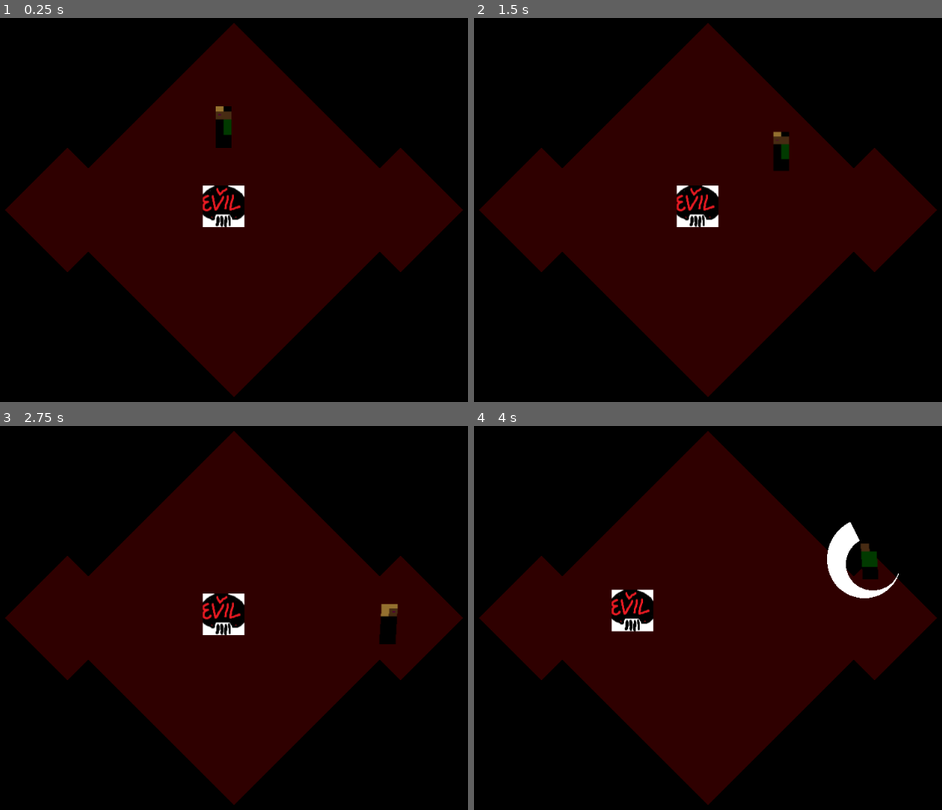
Above: before the commit, frames 1-4 (two rows, left to right).
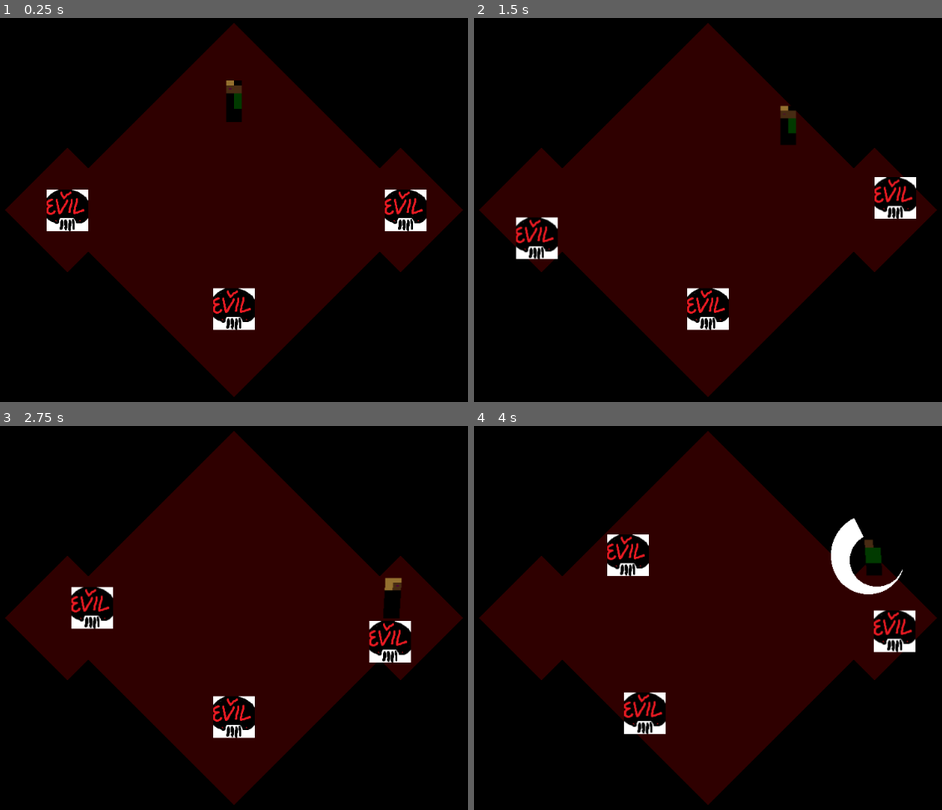
Above: after the commit, the same moments.

Repository: jcoombes/lil_xxx_wrld
Game: Godot game, scene res://Nightmare.tscn
Same seed, same stepped clock (60 frames per second), same inputs: the game is played once before the commit and once after it. This scene is started directly instead of the project's main scene.
Inputs:
- Up to frame 1 (0.25 s): no input
- Up to frame 2 (1.5 s): tap Enter (ui_accept) at 0.5, 0.77 s; hold Right (ui_right) 0.53-1.28 s; hold Down (ui_down) from 1.28 s (still down)
- Up to frame 3 (2.75 s): tap Enter (ui_accept) at 1.52 s; release Down (ui_down) at 2.03 s; hold Right (ui_right) from 2.03 s (still down)
- Up to frame 4 (4 s): release Right (ui_right) at 2.78 s; hold Up (ui_up) 2.78-3.53 s; tap Enter (ui_accept) at 3.02, 3.77 s; hold Left (ui_left) from 3.53 s (still down)

The runs differ from the first frame. In frame 1, 4.4% of the frame differs, in the area x 9-92%, y 16-82%; in frame 2, 4.3%; in frame 3, 4.1%; in frame 4, 4.6%, in the area x 28-95%, y 23-81%.

Commit message:
Add a couple more demons to the test nightmare.

Diff:
--- a/Nightmare.tscn
+++ b/Nightmare.tscn
@@ -54,7 +54,13 @@
 tile_data = PoolIntArray( -917502, 0, 0, -917501, 0, 0, -851967, 0, 0, -851966, 0, 0, -851965, 0, 0, -851964, 0, 0, -78 …(5101 unchanged characters)…
 
 [node name="Player" parent="." instance=ExtResource( 1 )]
-position = Vector2( 496, 168 )
+position = Vector2( 512, 128 )
 
 [node name="Demon" parent="." instance=ExtResource( 2 )]
-position = Vector2( 495.816, 290.411 )
+position = Vector2( 512, 448 )
+
+[node name="Demon2" parent="." instance=ExtResource( 2 )]
+position = Vector2( 256, 296 )
+
+[node name="Demon3" parent="." instance=ExtResource( 2 )]
+position = Vector2( 776, 296 )
